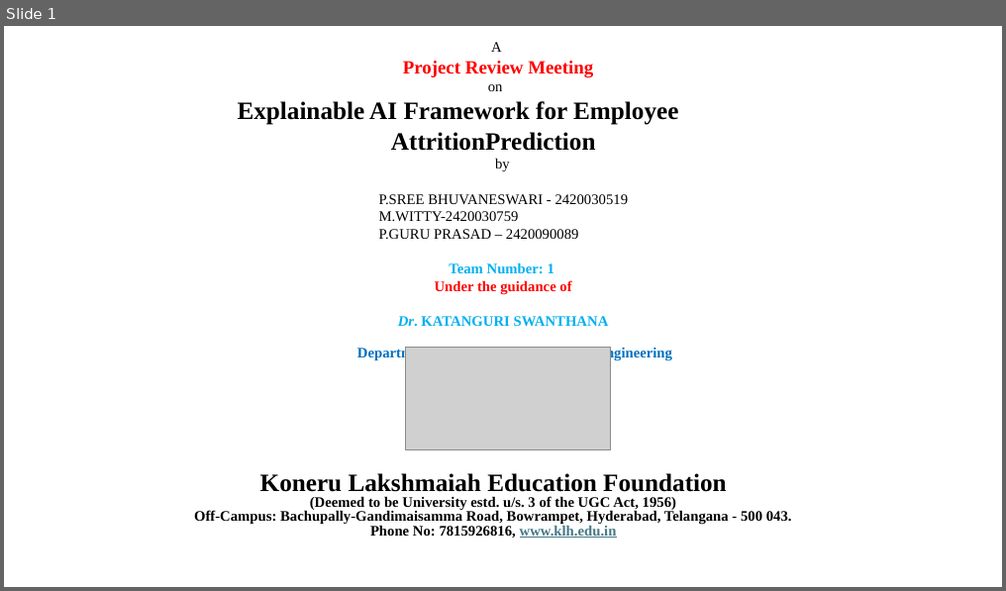
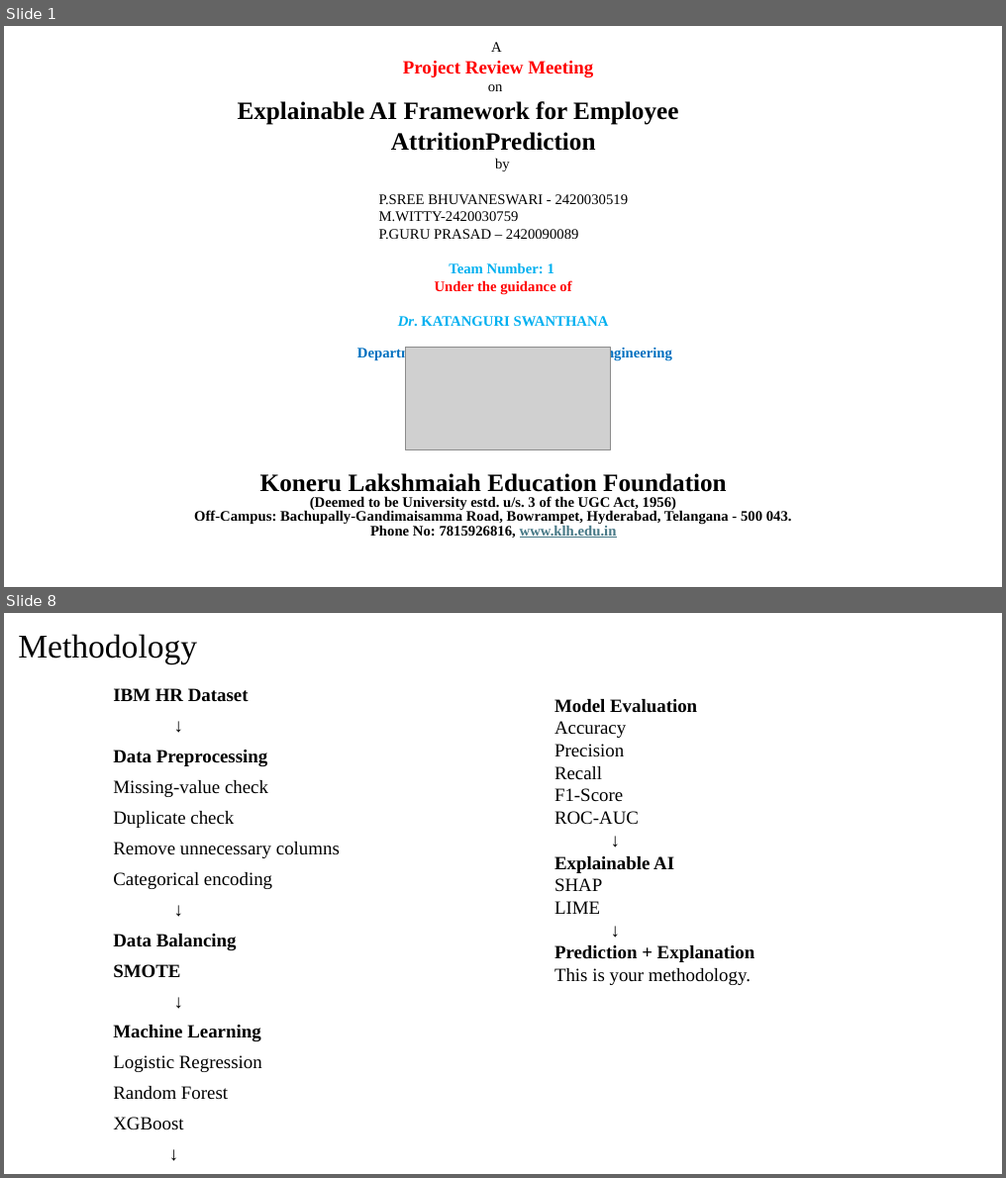
Before and after one commit to BHUVANA1007/KLH-CSE-2024-2420030519-Explainable-AI-Framework-for-Employee-Attrition-Prediction, a slide deck: docs/Presentation.pptx. Shown one above the other, each under a label of ours: slide 1 before the commit, slides 1 and 8 after it; the slides between them are not shown. The pictures are 1006x591 and 1006x1178 pixels, drawn with LibreOffice and Linux fonts; fonts in the diff are those of the drawing; grey boxes stand for pictures. Boxes give left, top, right and bottom in pixels: in the first picture for what was removed or moved away, otherwise in the second. Text is boxed around its words. In the diff, an @@ line names an element or a change of style, - is before the commit and + after.

Commit message:
Add employee attrition prediction ML and XAI implementation

```diff
--- a/docs/Presentation.pptx
+++ b/docs/Presentation.pptx
@@ slide 8 added at (4, 613, 1002, 1174), background #FFFFFF @@
@@ title added at (18, 634, 197, 664), 32 pt, text #000000 @@
+Methodology
@@ text added at (113, 688, 340, 1131), 18 pt, text #000000 @@
+IBM HR Dataset
+↓
+Data Preprocessing
+Missing-value check
+Duplicate check
+Remove unnecessary columns
+Categorical encoding
+↓
+Data Balancing
+SMOTE
+↓
+Machine Learning
+Logistic Regression
+Random Forest
+XGBoost
+↓
@@ text added at (554, 699, 755, 985), 18 pt, text #000000 @@
+Model Evaluation
+Accuracy
+Precision
+Recall
+F1-Score
+ROC-AUC
+↓
+Explainable AI
+SHAP
+LIME
+↓
+Prediction + Explanation
+This is your methodology.
```
Also in this commit, not shown: 5 slides changed, 9 other slides added, 7 slides removed, 35 other files.
